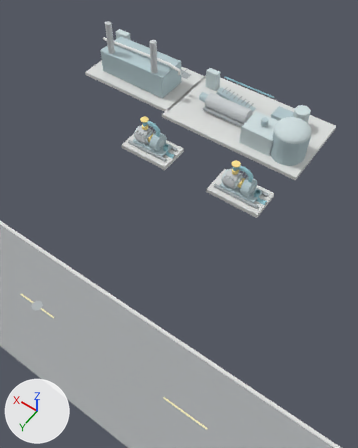
What one commit did to the glTF model examples/m1/assets/wastewater-plant/tiled/coarse/group-root-1-1-0-1-0.glb.
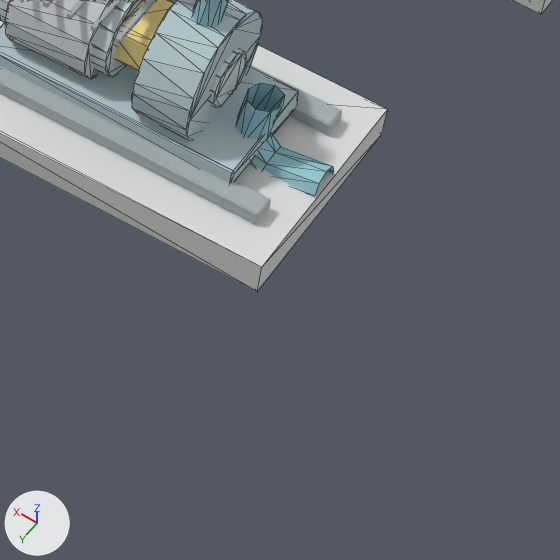
The first picture shows the older version from a camera (50 mm lens) standing at (114.4, -49.1, 30.6) and looking at (129.1, -69.7, -1.7). The close-ups show the older and then the newer version on the part from 62% to 83% of the width and 40% to 57% of the height of that picture. Only the edits that show in the close-ups are written down. The axes (+X, +Y, +Z) are drawn at lower left. The lights are the same throughout. The close-ups show mesh edges as thin lines. Vertices at exactly the same position are counted once.

The older version as bpy lines, for what is in view:
```python
me_mesh_0 = bpy.data.meshes.new('Mesh_0')
me_mesh_0.from_pydata(...)  # 306 vertices, 452 faces, 276 loose edges; spans x 123.65..135.93, y -83.57..-73.79, z 0.15..3.15
me_mesh_0.materials.append(mat_equipment_water)  # cyan #98c9d3
me_mesh_10 = bpy.data.meshes.new('Mesh_10')
me_mesh_10.from_pydata(...)  # 16 vertices, 24 faces, 24 loose edges; spans x 118.0..133.6, y -57.0, z 0.2
me_mesh_10.materials.append(mat_site_roadmarking)  # beige #f5edc0
me_mesh_6 = bpy.data.meshes.new('Mesh_6')
me_mesh_6.from_pydata(...)  # 419 vertices, 798 faces, 233 loose edges; spans x 123.4..147.1, y -84.6..-73.4, z 0.2..3.6
me_mesh_6.materials.append(mat_equipment_equipmentlight)  # light grey #d0dfe0
ob_render_batch_0 = bpy.data.objects.new('render-batch-0', me_mesh_0)
ob_render_batch_0.location = (0.0, 0.0, 0.0)
ob_render_batch_10 = bpy.data.objects.new('render-batch-10', me_mesh_10)
ob_render_batch_10.location = (0.0, 0.0, 0.0)
ob_render_batch_6 = bpy.data.objects.new('render-batch-6', me_mesh_6)
ob_render_batch_6.location = (0.0, 0.0, 0.0)
# also in view: 'render-batch-5' at (135.4, -77.6, 3.3); 'render-batch-11' at (130.9, -74.0, 2.1); 'render-batch-4' at (134.6, -78.9, 1.5); 'render-batch-7' at (135.1, -79.3, 0.2); 'render-batch-2' at (135.0, -78.9, 1.4)
```
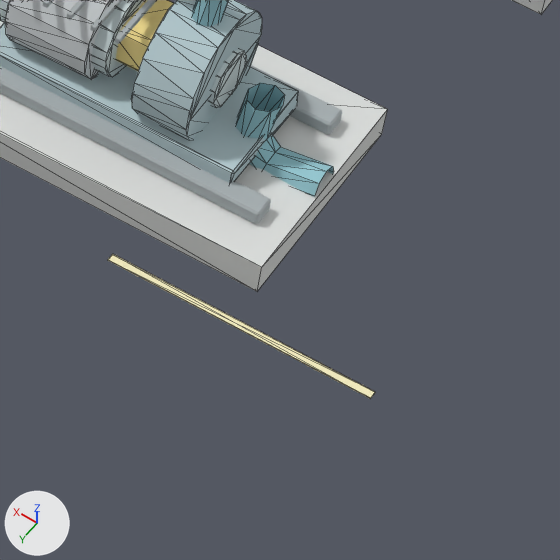
Pixel boxes [x1, y1, x2, y2] of what changed, in the close-ups (560 x 560 px):
'render-batch-10', reshaped (not visible before)
    after: [108, 254, 375, 399]

What the commit changed:
me_mesh_10 is used by ob_render_batch_10; location (0.0, 0.0, 0.0).
me_mesh_10 had 16 vertices, 24 faces, 24 loose edges and spanned x 118.0..133.6, y -57.0, z 0.2.
me_mesh_10 now has 32 vertices, 48 faces, 48 loose edges and spans x 118.0..138.1, y -72.1..-57.0, z 0.2.
me_mesh_10 part 1: a new loose piece, a box spanning x 121.9..125.1, y -72.05..-71.95, z 0.153..0.167, in mat_site_roadmarking (beige #f5edc0).
Other edits to the shape of me_mesh_10 do not show in these pictures.
